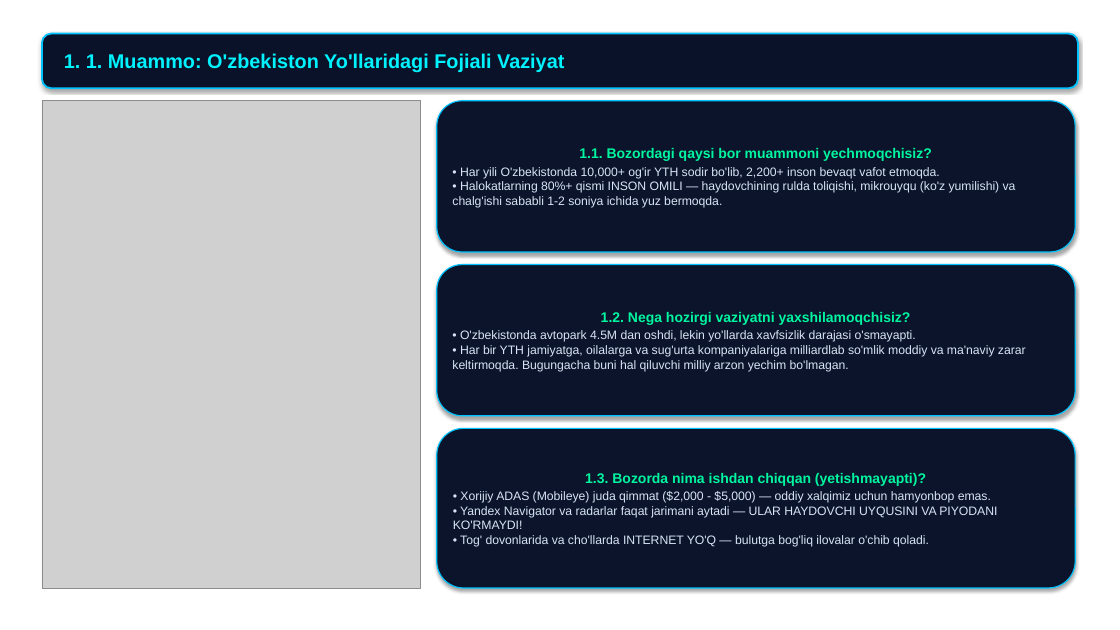
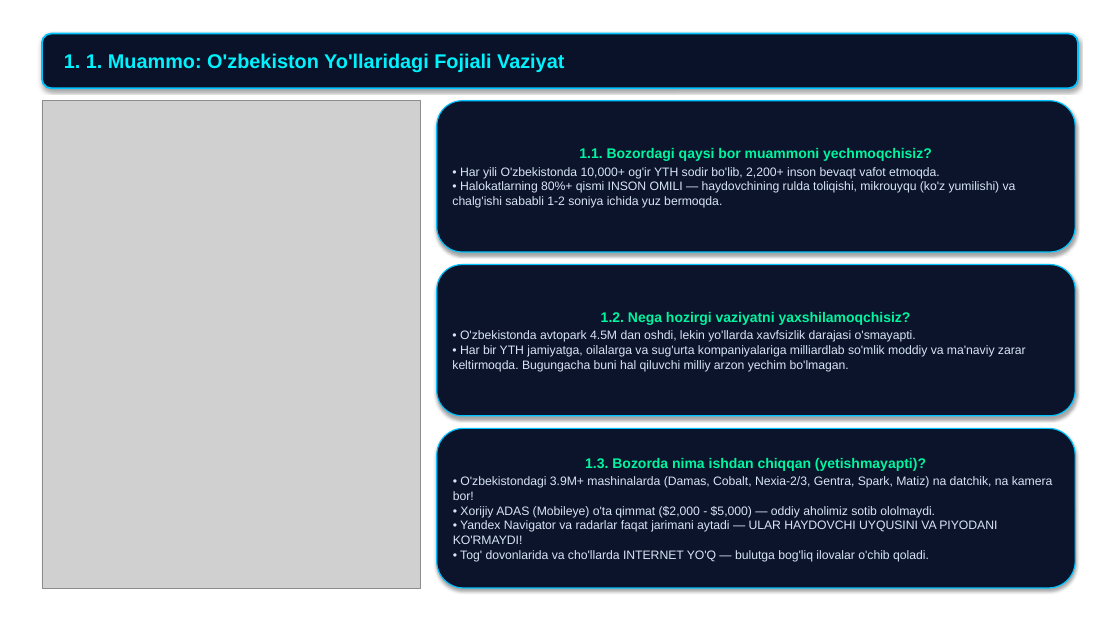
Before and after one commit to abdukamolismoilov5-dotcom/hamroh-ai, a slide deck: slide 3 of docs/presentations/1_HamrohAI_Canva_Shablon_Taqdimot_7000$.pptx. Drawn at 1120x630 pixels with LibreOffice and Linux fonts; fonts in the diff are those of the drawing; grey boxes stand for pictures; background and template pictures are left out. Boxes give left, top, right and bottom in pixels: in the first picture for what was removed or moved away, otherwise in the second. Text is boxed around its words. In the diff, an @@ line names an element or a change of style, - is before the commit and + after.

Commit message:
docs: separate vehicle models (Spark, Matiz, Nexia 2/3, Cobalt, Damas) in slides and 3-min pitch speech

```diff
--- a/docs/presentations/1_HamrohAI_Canva_Shablon_Taqdimot_7000$.pptx
+++ b/docs/presentations/1_HamrohAI_Canva_Shablon_Taqdimot_7000$.pptx
@@ text in rounded rectangle at (453, 476, 1053, 562): text changed @@
-• Xorijiy ADAS (Mobileye) juda qimmat ($2,000 - $5,000) — oddiy xalqimiz uchun hamyonbop emas.
-• Yandex Navigator va radarlar faqat jarimani aytadi — ULAR HAYDOVCHI UYQUSINI VA PIYODANI KO'RMAYDI!
-• Tog' dovonlarida va cho'llarda INTERNET YO'Q — bulutga bog'liq ilovalar o'chib qoladi.
+• O'zbekistondagi 3.9M+ mashinalarda (Damas, Cobalt, Nexia-2/3, Gentra, Spark, Matiz) na datchik, na kamera bor!
+• Xorijiy ADAS (Mobileye) o'ta qimmat ($2,000 - $5,000) — oddiy aholimiz sotib ololmaydi.
+• Yandex Navigator va radarlar faqat jarimani aytadi — ULAR HAYDOVCHI UYQUSINI VA PIYODANI KO'RMAYDI!
+• Tog' dovonlarida va cho'llarda INTERNET YO'Q — bulutga bog'liq ilovalar o'chib qoladi.
```
Also in this commit, not shown: 4 other slides changed, 2 other files.
